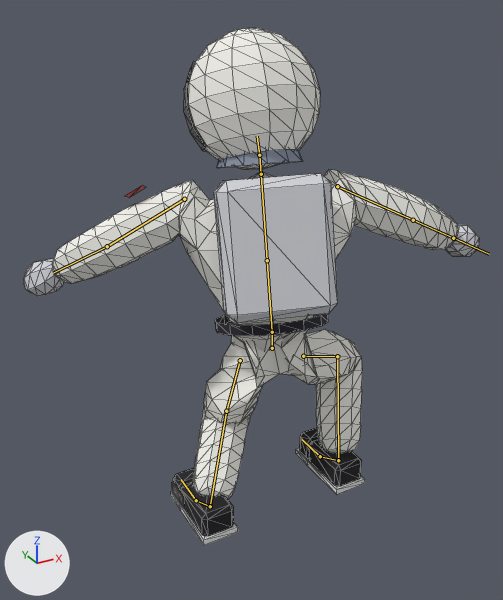
A saved change to the glTF model public/models/lou-gnar.glb.
Camera for both pictures: a 50 mm lens placed at (-1.07, -1.8, 2.094), pointed at (0.004, 0.152, 1.118). Every picture has the same lights, and +X, +Y and +Z are marked at lower left. The first picture is the older version. Both versions are drawn at frame 10 of the action 'fs180'; the numbers are the values there. The bones that change, and the others that lie on the model, are drawn over the model as lines. Mesh edges are drawn as thin lines.

In view in the first picture: 'LouGnar'.
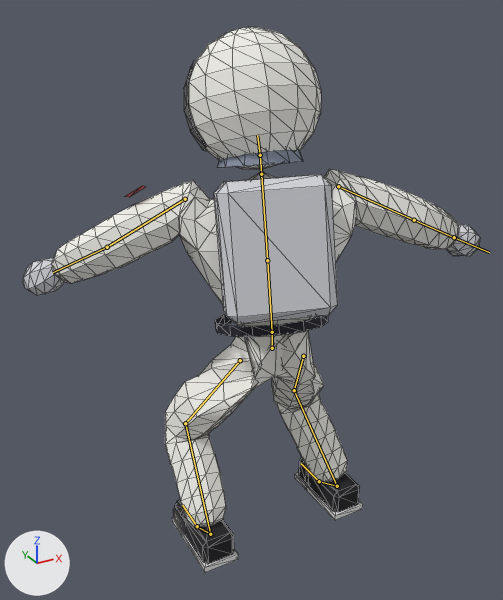
Location of each change, (x1, y1, x2, y2) in pixels of the pictures (503 x 600 px):
```json
{"object": "LouGnar", "change": "posed", "before": [23, 28, 479, 545], "after": [23, 27, 480, 572]}
{"bone": "LeftUpLeg", "before": "(240, 360) to (226, 411)", "after": "(240, 360) to (185, 423)"}
{"bone": "LeftLeg", "before": "(226, 411) to (210, 506)", "after": "(185, 423) to (210, 534)"}
{"bone": "LeftFoot", "before": "(210, 506) to (196, 500)", "after": "(210, 534) to (197, 526)"}
{"bone": "RightUpLeg", "before": "(303, 356) to (337, 356)", "after": "(303, 356) to (294, 390)"}
{"bone": "RightLeg", "before": "(337, 356) to (338, 460)", "after": "(294, 390) to (337, 486)"}
{"bone": "RightFoot", "before": "(338, 460) to (320, 456)", "after": "(337, 486) to (319, 481)"}
```

Edits to the scene script, one JSON object a line:
```json
{"block": "bone_leftupleg", "where": "bone_leftupleg = bpy.data.objects['LouGnarRig'].pose.bones['LeftUpLeg']  # child of 'Hips'"}
{"op": "set", "path": "bone_leftupleg.rotation_quaternion", "old": "(0.167, -0.019, 0.944, -0.284)", "new": "(0.166, 0.208, 0.938, -0.224)", "note": "degrees (35, 162, 8) -> degrees (23, 156, -20)"}
{"block": "bone_leftleg", "where": "bone_leftleg = bpy.data.objects['LouGnarRig'].pose.bones['LeftLeg']  # child of 'LeftUpLeg'"}
{"op": "set", "path": "bone_leftleg.rotation_quaternion", "old": "(0.648, -0.662, 0.06, 0.373)", "new": "(0.788, -0.602, 0.078, -0.1)", "note": "degrees (-82, 35, 29) -> degrees (-75, 0, -15)"}
{"block": "bone_leftfoot", "where": "bone_leftfoot = bpy.data.objects['LouGnarRig'].pose.bones['LeftFoot']  # child of 'LeftLeg'"}
{"op": "set", "path": "bone_leftfoot.rotation_quaternion", "old": "(0.0, -0.33, 0.033, -0.943)", "new": "(0.0, -0.055, -0.069, -0.996)", "note": "degrees (-5, -39, -178) -> degrees (8, -6, 180)"}
{"block": "bone_rightupleg", "where": "bone_rightupleg = bpy.data.objects['LouGnarRig'].pose.bones['RightUpLeg']  # child of 'Hips'"}
{"op": "set", "path": "bone_rightupleg.rotation_quaternion", "old": "(0.148, -0.378, 0.835, -0.372)", "new": "(0.163, -0.101, 0.92, -0.343)", "note": "degrees (-133, -2, -132) -> degrees (43, 167, 18)"}
{"block": "bone_rightleg", "where": "bone_rightleg = bpy.data.objects['LouGnarRig'].pose.bones['RightLeg']  # child of 'RightUpLeg'"}
{"op": "set", "path": "bone_rightleg.rotation_quaternion", "old": "(0.637, -0.526, -0.074, 0.558)", "new": "(0.781, -0.613, -0.074, 0.09)", "note": "degrees (-60, 30, 65) -> degrees (-76, 0, 13)"}
{"block": "bone_rightfoot", "where": "bone_rightfoot = bpy.data.objects['LouGnarRig'].pose.bones['RightFoot']  # child of 'RightLeg'"}
{"op": "set", "path": "bone_rightfoot.rotation_quaternion", "old": "(0.0, -0.172, -0.165, -0.971)", "new": "(0.0, 0.064, -0.121, -0.991)", "note": "degrees (20, -20, 177) -> degrees (14, 7, -179)"}
{"block": "bone_spine", "where": "bone_spine = bpy.data.objects['LouGnarRig'].pose.bones['Spine']  # child of 'Hips'"}
{"op": "set", "path": "bone_spine.rotation_quaternion", "old": "(0.993, 0.12, 0.002, -0.02)", "new": "(0.994, 0.11, 0.002, -0.02)", "note": "degrees (14, 1, -2) -> degrees (13, 1, -2)"}
```
